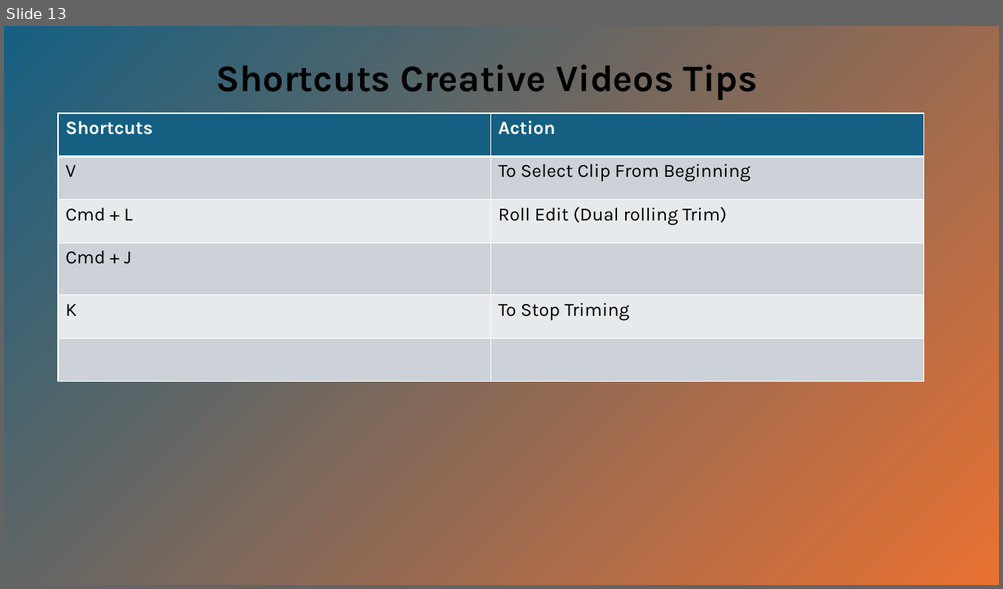
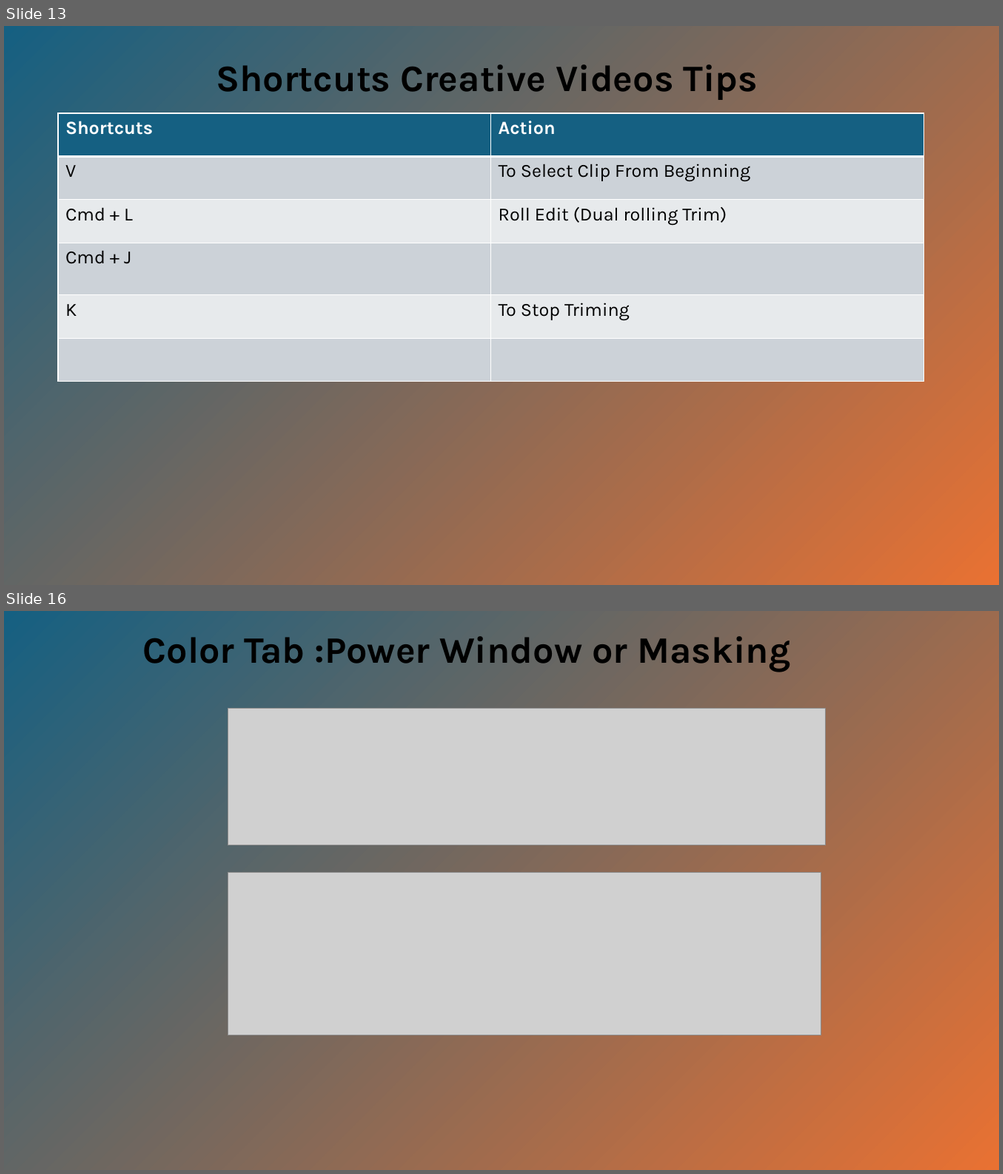
Before and after one commit to praveensinghaws/VideoAndPhotoEditing, a slide deck: DaVinci Resolve Akash.pptx. Shown one above the other, each under a label of ours: slide 13 before the commit, slides 13 and 16 after it; the slides between them are not shown. The pictures are 1003x589 and 1003x1174 pixels, drawn with LibreOffice and Linux fonts; fonts in the diff are those of the drawing; grey boxes stand for pictures. Boxes give left, top, right and bottom in pixels: in the first picture for what was removed or moved away, otherwise in the second. Text is boxed around its words. In the diff, an @@ line names an element or a change of style, - is before the commit and + after.

```diff
--- a/DaVinci Resolve Akash.pptx
+++ b/DaVinci Resolve Akash.pptx
@@ slide 16 added at (x1=4, y1=611, x2=999, y2=1170), background #FFFFFF @@
@@ rectangle added at (x1=4, y1=611, x2=999, y2=1170), fill gradient #156082 to #E97132 @@
@@ text added at (x1=143, y1=636, x2=790, y2=672), 36 pt, text #000000, bold @@
+Color Tab :Power Window or Masking
@@ picture added at (x1=227, y1=709, x2=825, y2=846) @@
@@ picture added at (x1=227, y1=873, x2=821, y2=1036) @@
```
Also in this commit, not shown: 7 other slides added, 2 slides removed, 7 other files.
